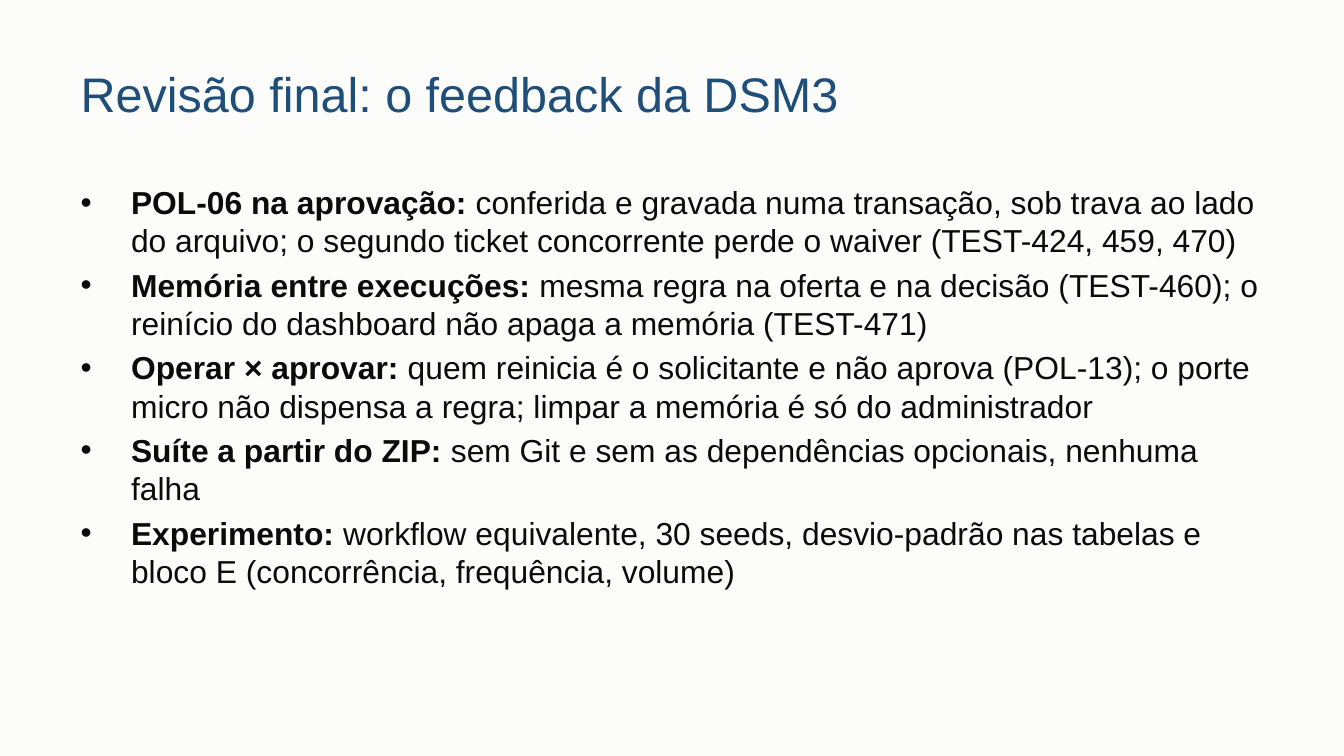
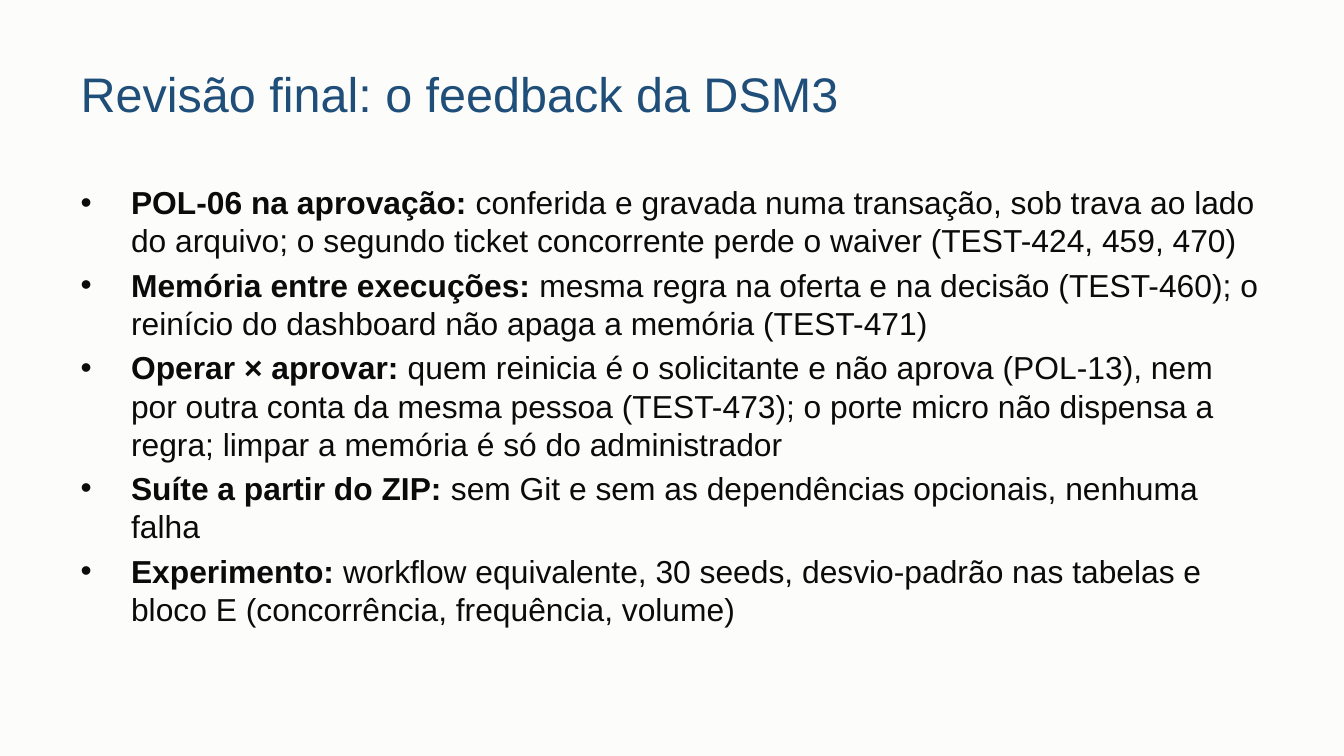
Before and after one commit to danrley-ribeiro/fin-dept-multiagents-project, a slide deck: slide 18 of entregas/dsm4/apresentacao/DSM4-apresentacao.pptx. Drawn at 1344x756 pixels with LibreOffice and Linux fonts; fonts in the diff are those of the drawing. Boxes give left, top, right and bottom in pixels: in the first picture for what was removed or moved away, otherwise in the second. Text is boxed around its words. In the diff, an @@ line names an element or a change of style, - is before the commit and + after.

```diff
--- a/entregas/dsm4/apresentacao/DSM4-apresentacao.pptx
+++ b/entregas/dsm4/apresentacao/DSM4-apresentacao.pptx
@@ text at (131,355,1214,461): text changed @@
-• Operar × aprovar: quem reinicia é o solicitante e não aprova (POL-13); o porte micro não dispensa a regra; limpar a memória é só do administrador
+• Operar × aprovar: quem reinicia é o solicitante e não aprova (POL-13), nem por outra conta da mesma pessoa (TEST-473); o porte micro não dispensa a regra; limpar a memória é só do administrador
```
Also in this commit, not shown: 1 other slide changed, 6 other files.
